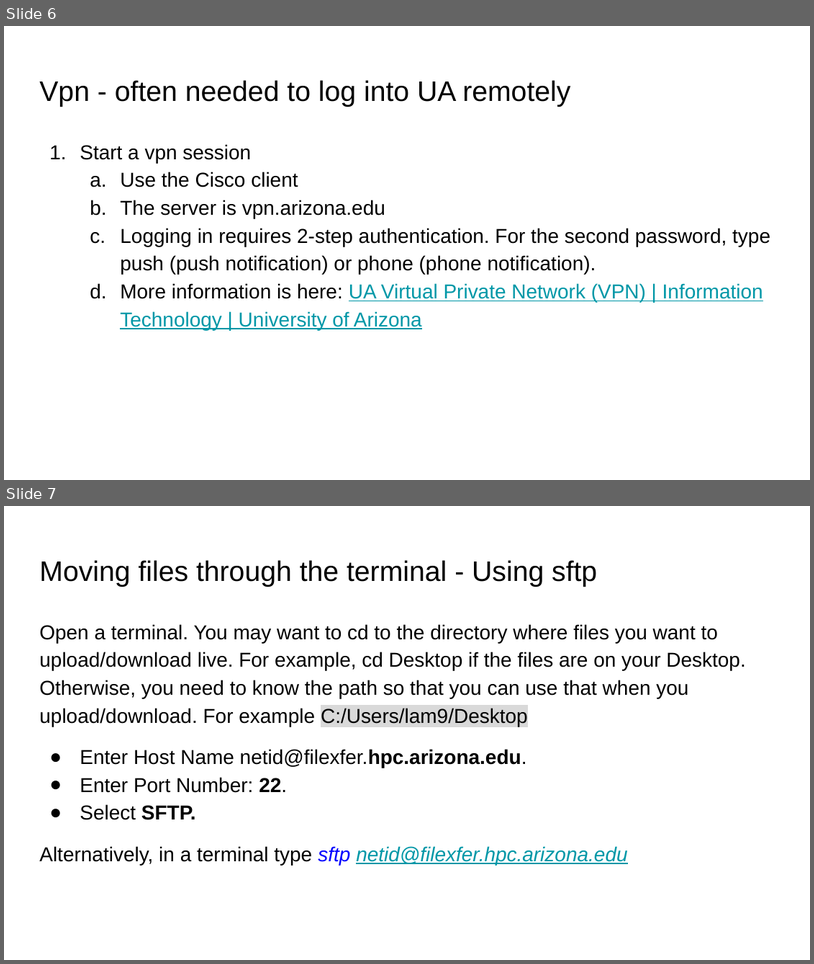
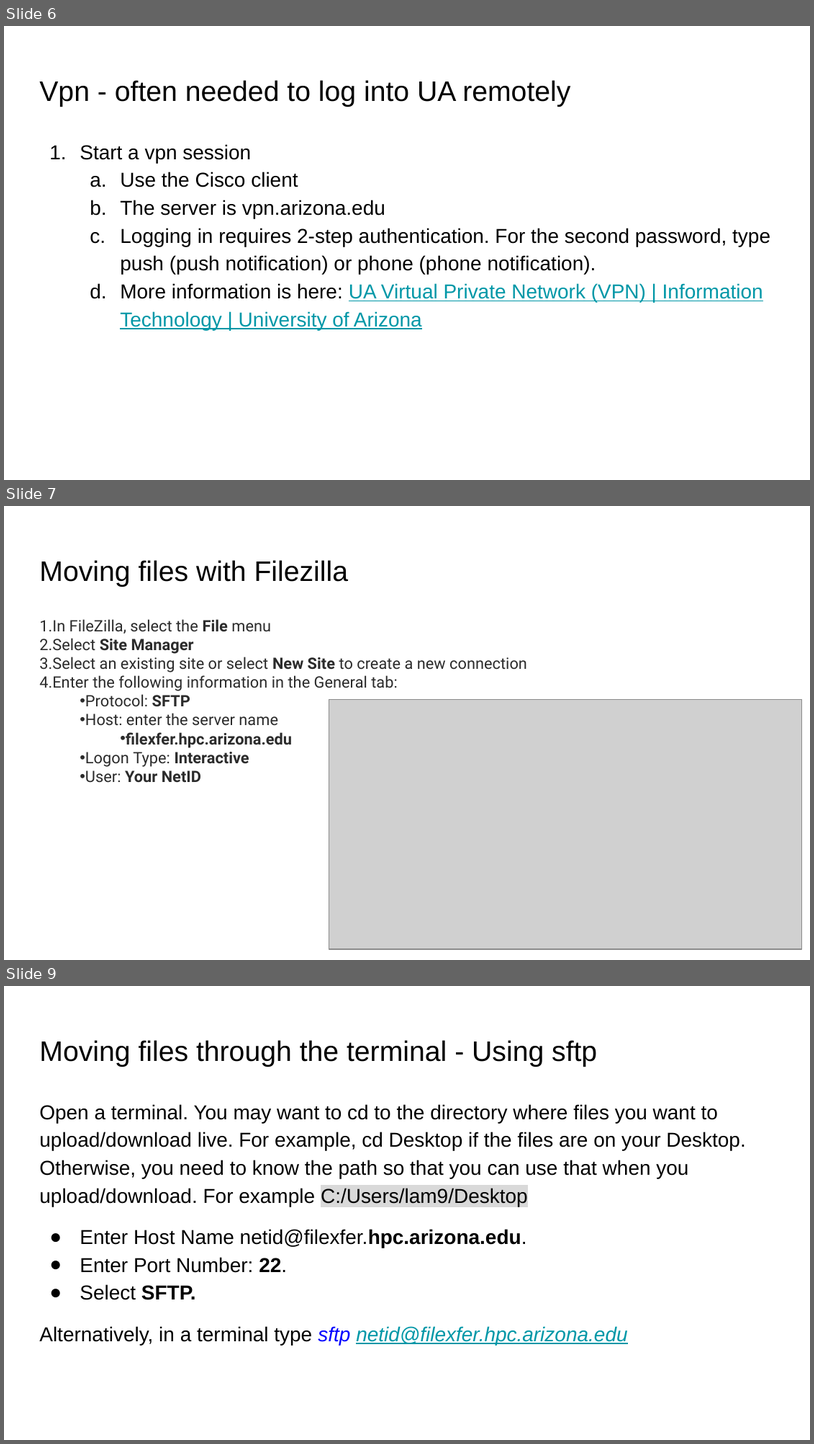
Before and after one commit to fairyflies9/IBAMR-Tutorials, a slide deck: UA Tutorials/UAClusterIb2dIBAMR.pptx. Shown one above the other, each under a label of ours: slides 6 and 7 before the commit, slides 6, 7 and 9 after it; the slides between them are not shown. The pictures are 814x964 and 814x1444 pixels, drawn with LibreOffice and Linux fonts; fonts in the diff are those of the drawing; grey boxes stand for pictures. Boxes give left, top, right and bottom in pixels: in the first picture for what was removed or moved away, otherwise in the second. Text is boxed around its words. In the diff, an @@ line names an element or a change of style, - is before the commit and + after.

```diff
--- a/UA Tutorials/UAClusterIb2dIBAMR.pptx
+++ b/UA Tutorials/UAClusterIb2dIBAMR.pptx
@@ slide 7 added at [4,506,810,960], background #FFFFFF @@
@@ title added at [39,560,349,587], 25.2 pt, text #000000 @@
+Moving files with Filezilla
@@ text added at [39,619,527,782], 14 pt, text #2B2B2B @@
+1. In FileZilla, select the File menu
+2. Select Site Manager
+3. Select an existing site or select New Site to create a new connection
+4. Enter the following information in the General tab:
+  • Protocol: SFTP
+  • Host: enter the server name
+    • filexfer.hpc.arizona.edu
+  • Logon Type: Interactive
+  • User: Your NetID
@@ picture added at [329,699,802,949] @@
@@ what was slide 7 is now slide 9 @@
```
Also in this commit, not shown: 3 slides changed, 1 other slide added.
